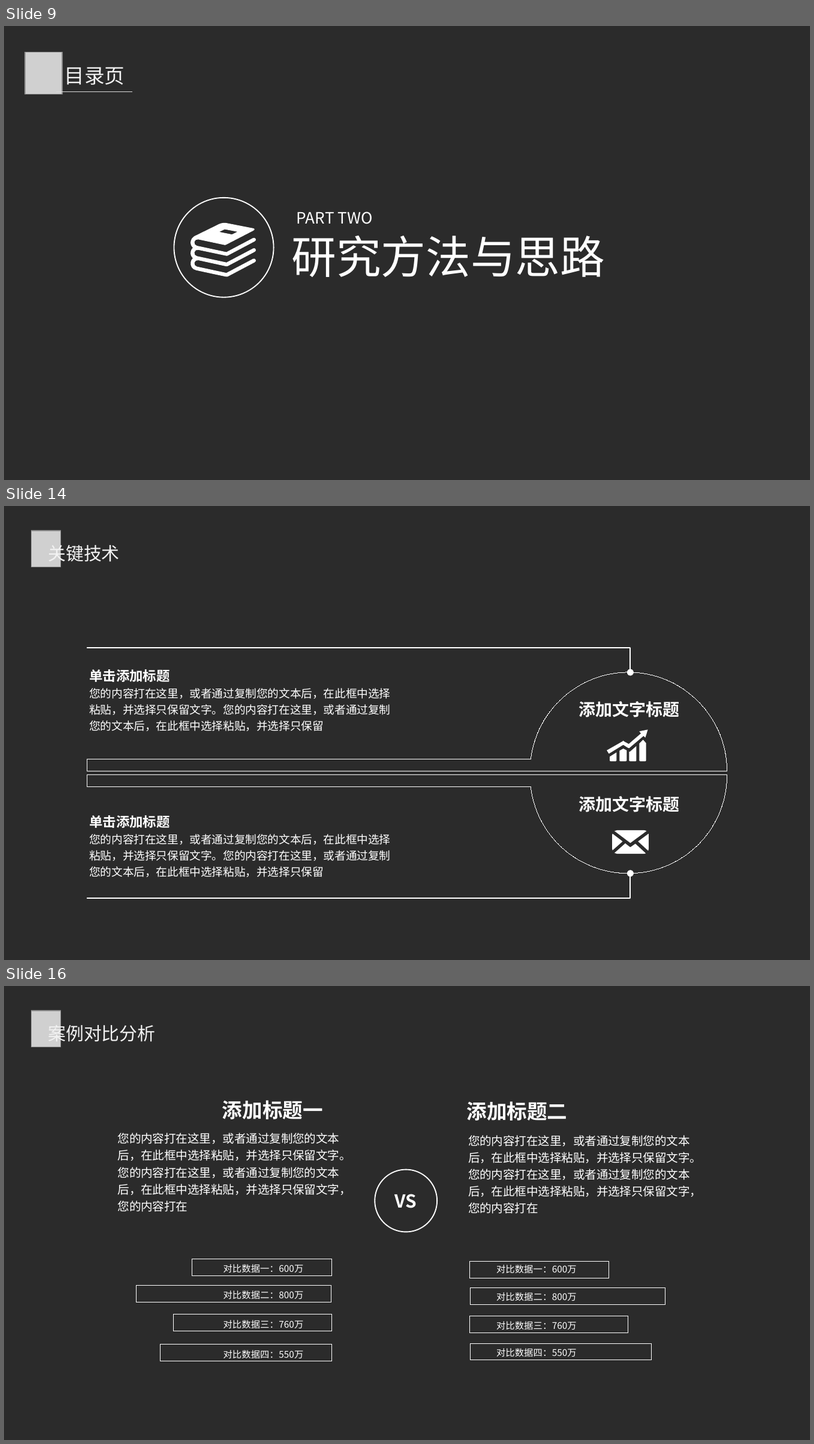
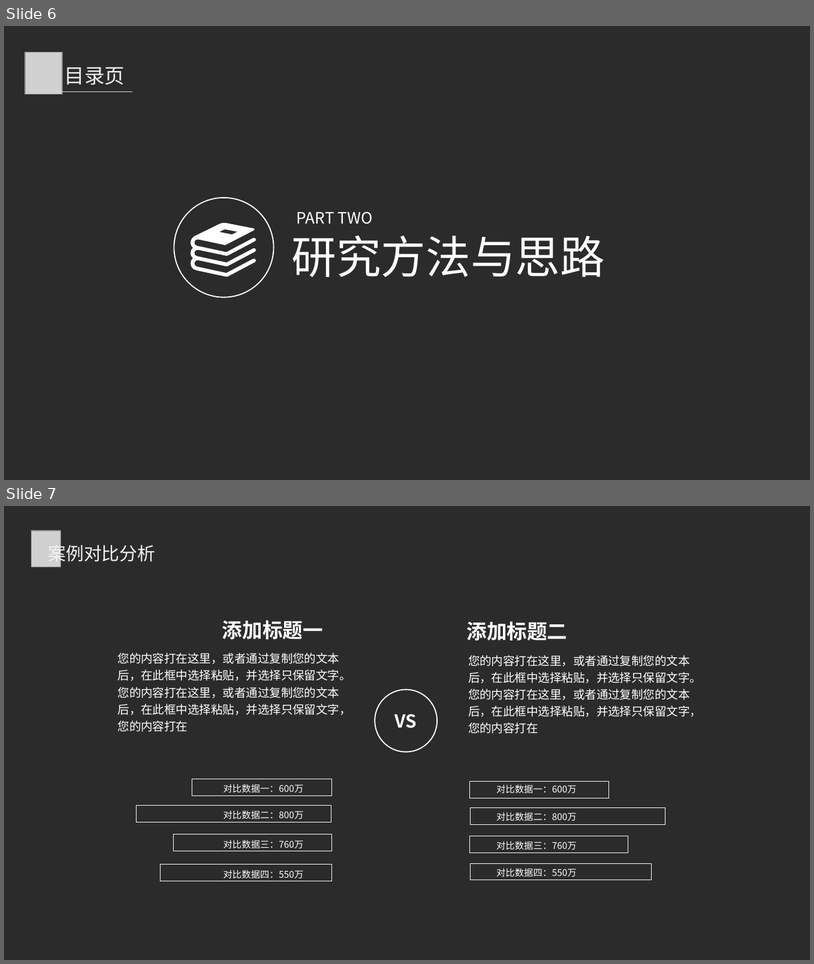
Before and after one commit to windright/ml_refer, a slide deck: 202001/年终总结.pptx. Shown one above the other, each under a label of ours: slides 9, 14 and 16 before the commit, slides 6 and 7 after it; the slides between them are not shown. The pictures are 814x1444 and 814x964 pixels, drawn with LibreOffice and Linux fonts; fonts in the diff are those of the drawing; grey boxes stand for pictures; background and template pictures are left out; a plain dark background stands for a picture behind light text. Boxes give left, top, right and bottom in pixels: in the first picture for what was removed or moved away, otherwise in the second. Text is boxed around its words. In the diff, an @@ line names an element or a change of style, - is before the commit and + after.

```diff
--- a/202001/年终总结.pptx
+++ b/202001/年终总结.pptx
@@ slide 14 removed at box(4, 506, 810, 960), background picture (left out) @@
@@ picture removed at box(32, 530, 60, 567) @@
@@ text removed at box(48, 541, 120, 564) @@
-关键技术
@@ freeform shape removed at box(87, 647, 630, 672) @@
@@ freeform shape removed at box(87, 672, 728, 771) @@
@@ text removed at box(89, 669, 390, 731) @@
-单击添加标题
-您的内容打在这里，或者通过复制您的文本后，在此框中选择粘贴，并选择只保留文字。您的内容打在这里，或者通过复制您的文本后，在此框中选择粘贴，并选择只保留
@@ text removed at box(579, 701, 680, 717) @@
-添加文字标题
@@ freeform shape removed at box(607, 729, 648, 761) @@
@@ freeform shape removed at box(87, 775, 728, 873) @@
@@ text removed at box(579, 796, 680, 812) @@
-添加文字标题
@@ text removed at box(89, 815, 390, 877) @@
-单击添加标题
-您的内容打在这里，或者通过复制您的文本后，在此框中选择粘贴，并选择只保留文字。您的内容打在这里，或者通过复制您的文本后，在此框中选择粘贴，并选择只保留
@@ freeform shape removed at box(613, 830, 649, 853) @@
@@ freeform shape removed at box(87, 873, 630, 898) @@
@@ what was slide 9 is now slide 6 @@
@@ what was slide 16 is now slide 7 @@
```
Also in this commit, not shown: 13 other slides removed.
